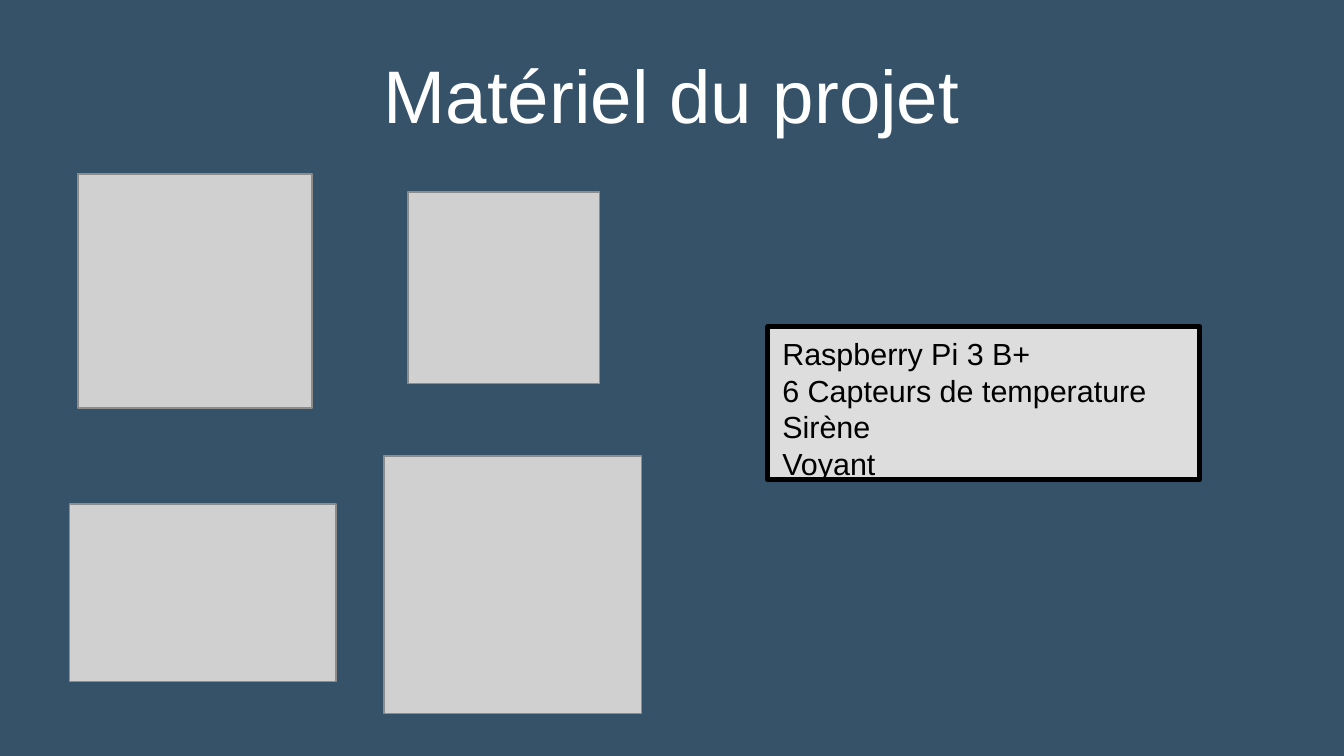
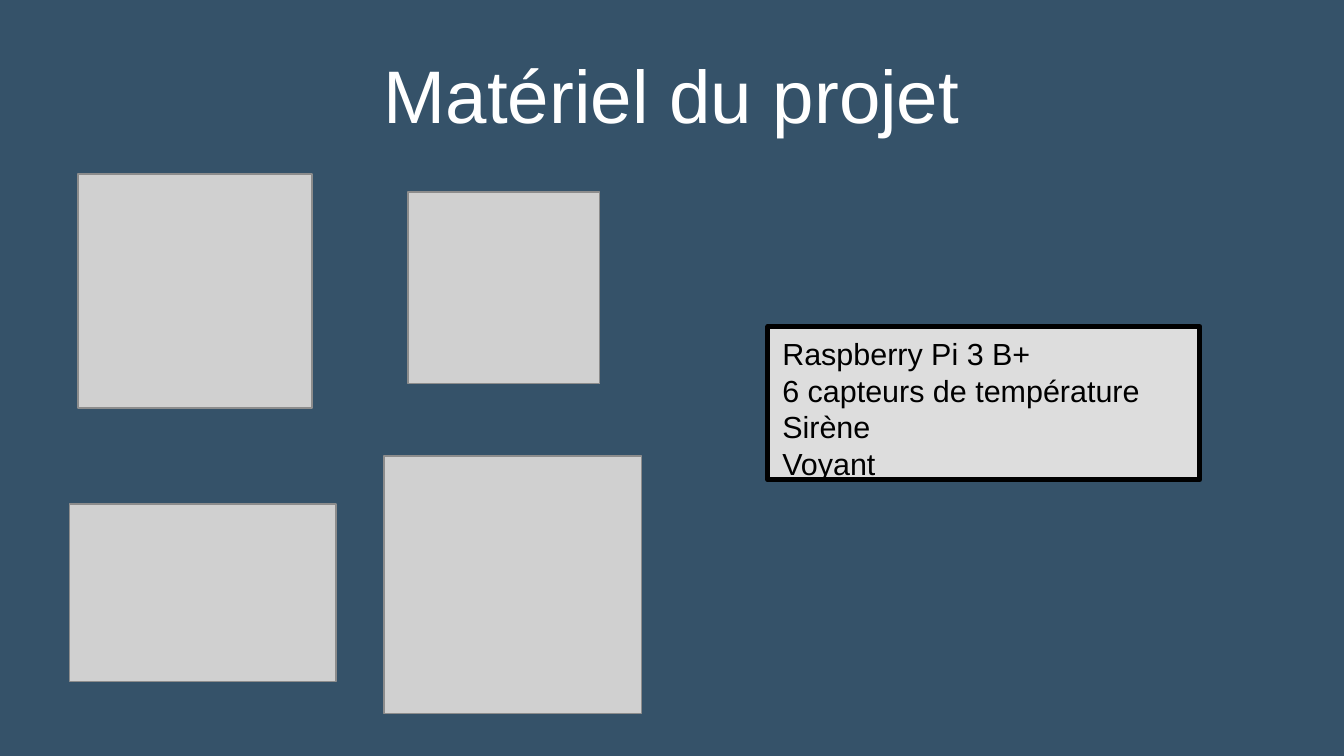
Before and after one commit to Sauvage89/sechoir-houblon, a slide deck: slide 9 of doc/diaporama/revue1/revue1.odp. Drawn at 1344x756 pixels with LibreOffice and Linux fonts; fonts in the diff are those of the drawing; grey boxes stand for pictures. Boxes give left, top, right and bottom in pixels: in the first picture for what was removed or moved away, otherwise in the second. Text is boxed around its words. In the diff, an @@ line names an element or a change of style, - is before the commit and + after.

```diff
--- a/doc/diaporama/revue1/revue1.odp
+++ b/doc/diaporama/revue1/revue1.odp
@@ text in rectangle at <box>782,379,1139,407</box>: text changed @@
-6 Capteurs de temperature
+6 capteurs de température
```
Also in this commit, not shown: 7 other slides changed.
